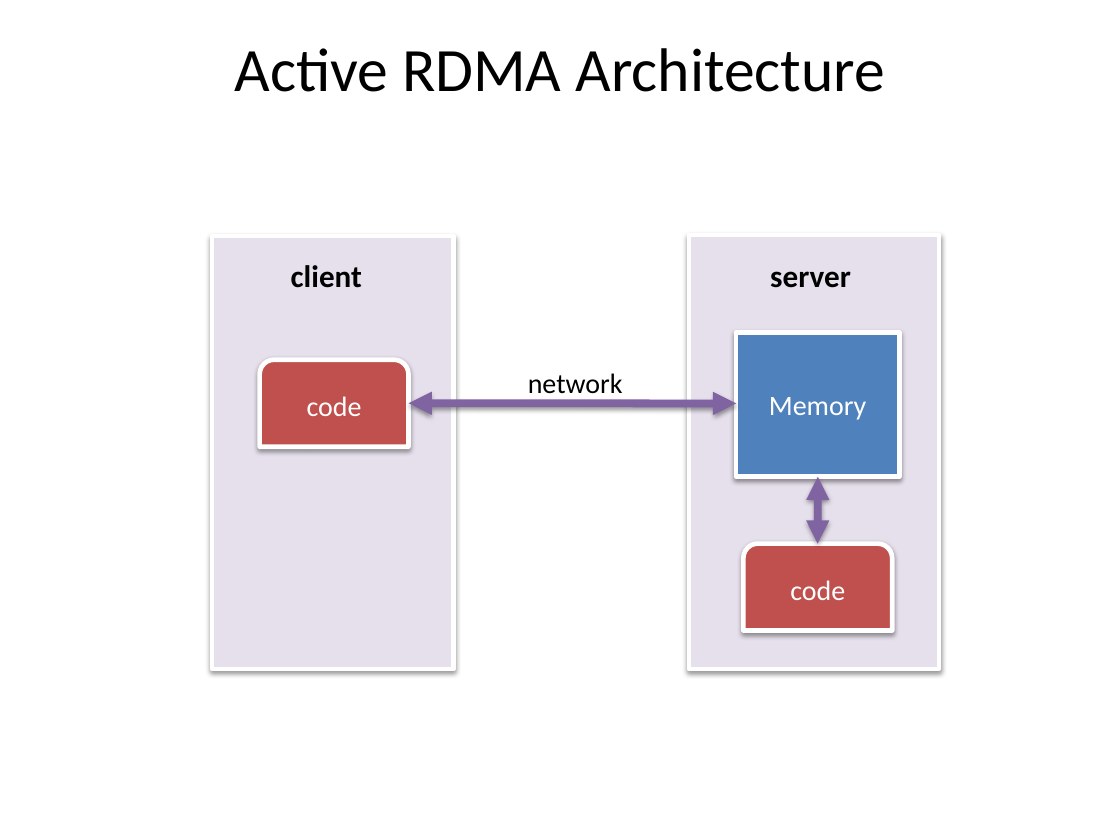
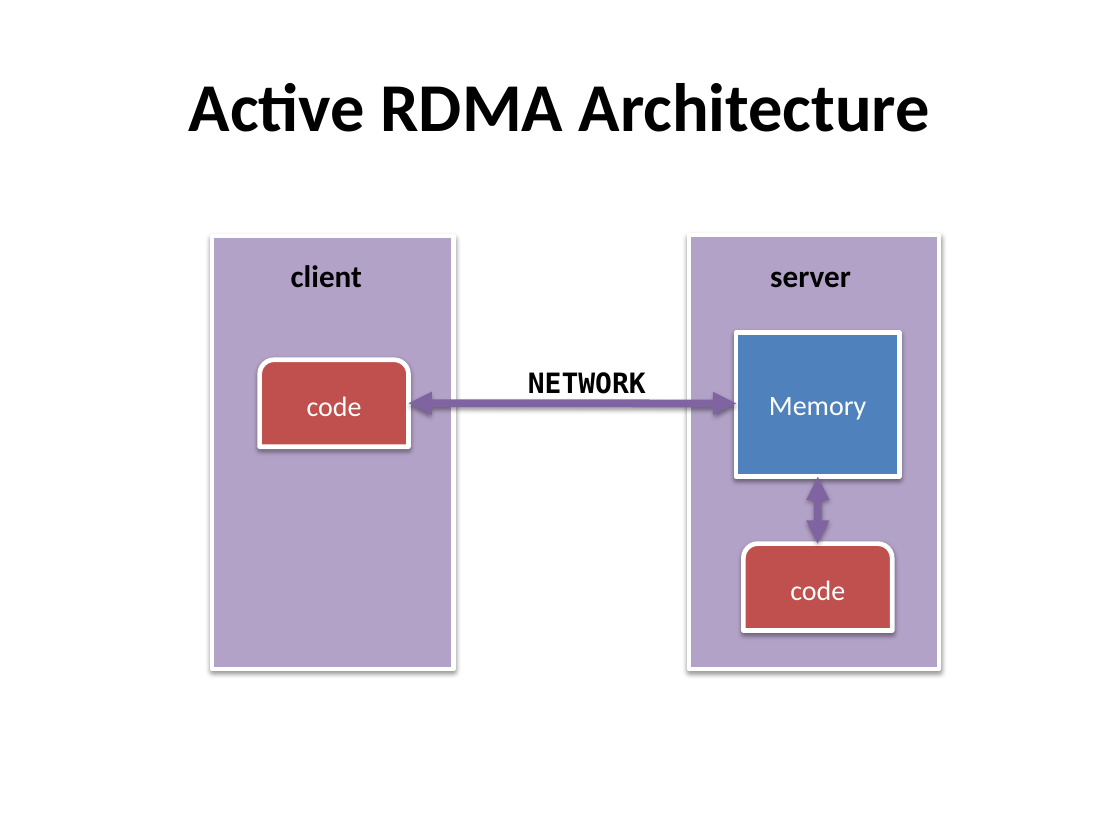
Before and after one commit to madananshul/ActiveRDMA, a slide deck: slide 8 of doc/presentation/presentation.pptx. Drawn at 1120x840 pixels with LibreOffice and Linux fonts; fonts in the diff are those of the drawing. Boxes give left, top, right and bottom in pixels: in the first picture for what was removed or moved away, otherwise in the second. Text is boxed around its words. In the diff, an @@ line names an element or a change of style, - is before the commit and + after.

```diff
--- a/doc/presentation/presentation.pptx
+++ b/doc/presentation/presentation.pptx
@@ title "Active RDMA Architecture" at [189, 83, 930, 132]: size 39.6 to 44 pt, bold on @@
@@ rectangle at [212, 236, 454, 670]: fill #E6E0EC to #B3A2C7 @@
@@ rectangle at [689, 235, 939, 670]: fill #E6E0EC to #B3A2C7 @@
@@ text at [528, 372, 646, 394]: text changed; font Calibri to DejaVu Sans Mono; bold on @@
-network
+NETWORK
```
Also in this commit, not shown: 17 other slides changed, 1 other file.
